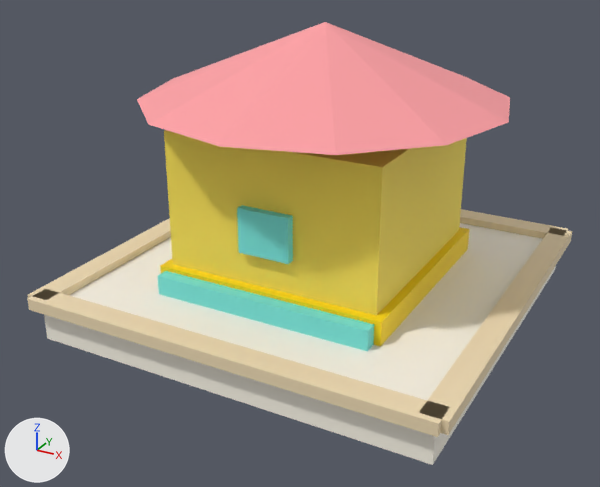
The glTF model public/models/city.shop_tea.glb: old version first, new version second.
The view is the same before and after, from a 50 mm lens placed at (1.8, -3.52, 2.07), pointed at (-0.03, -0.18, 0.4). Arrows for +X, +Y and +Z are at lower left; the lights stay in place. The first picture is the older version.

The first picture shows 'city.shop_tea'.
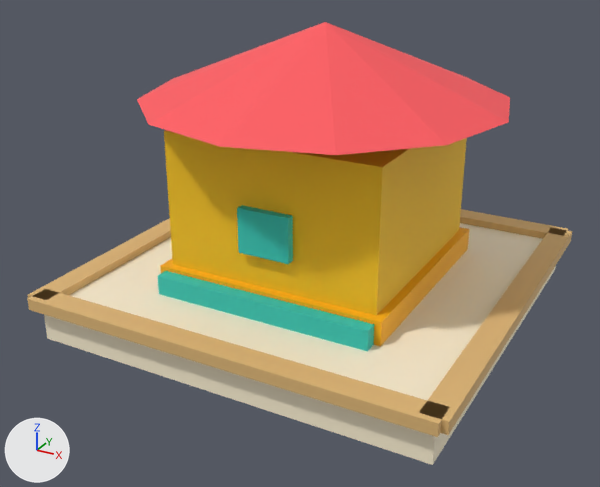
The change, as a list of edits to the scene's bpy script:
```text
Change mat_ringedge:
    mat_ringedge.base_color: (0.878, 0.722, 0.471) -> (0.745, 0.479, 0.188)  # beige #f1ddb7 -> beige #e0b878
Change mat_groupyellow:
    mat_groupyellow.base_color: (0.961, 0.773, 0.0941) -> (0.913, 0.558, 0.00913)  # yellow #fbe456 -> yellow #f5c518
Change mat_accentsecondary:
    mat_accentsecondary.base_color: (1.0, 0.706, 0.0) -> (1.0, 0.456, 0.0)  # yellow #ffdb00 -> yellow #ffb400
Change mat_accentcool:
    mat_accentcool.base_color: (0.18, 0.769, 0.714) -> (0.0273, 0.552, 0.468)  # cyan #76e3dc -> cyan #2ec4b6
Change mat_accentprimary:
    mat_accentprimary.base_color: (1.0, 0.353, 0.373) -> (1.0, 0.102, 0.114)  # pink #ffa0a4 -> red #ff5a5f
```

What differs and where, as boxes [x1, y1, x2, y2] in the pictures (600 x 487 px):
'city.shop_tea', recoloured
    both: [27, 22, 572, 465]
